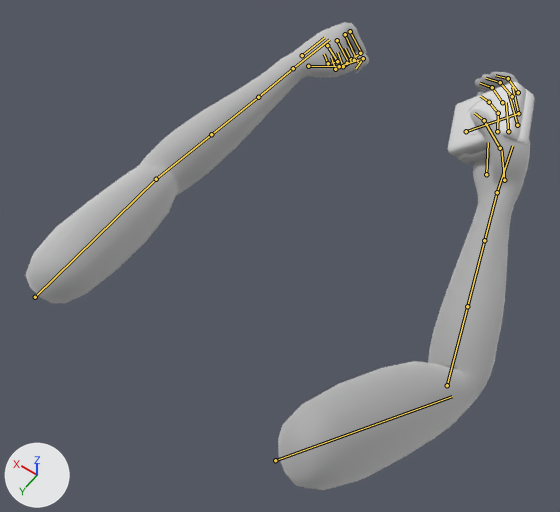
The Blender file Breakout From Ackers/Assets/Animations/MedKit/Holding MedKit Idle.blend: old version first, new version second.
The view is the same before and after, from a 50 mm camera at (-0.524, 0.373, 1.077) aimed at (0.014, -0.379, -0.106). Lighting does not change. The marker at lower left points along +X, +Y and +Z. Both versions are drawn at frame 50 of the action 'Idle'; the numbers are the values there. The bones that bend it are drawn over the model as lines.

The first picture shows 'FirstAidKit_1', 'hand_left', 'hand_right'.
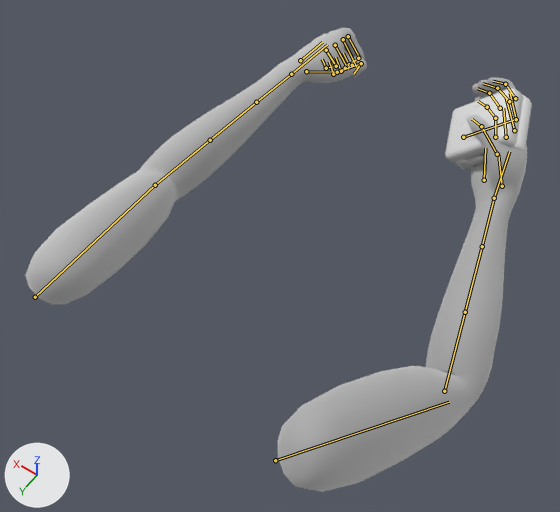
Location of each change, (x1, y1, x2, y2) in pixels of the pictures (560 x 512 px):
'hand_right', posed: before (278, 72, 530, 490); after (278, 77, 527, 492)
'hand_left', posed: before (26, 22, 369, 303); after (25, 28, 367, 305)
'FirstAidKit_1', posed: before (447, 82, 535, 164); after (445, 88, 532, 169)
bone 'Upperarm_L', root to tip: before (35, 297) to (156, 179); after (35, 297) to (155, 184)
bone 'Lowerarm1_L', root to tip: before (156, 179) to (211, 134); after (155, 185) to (210, 140)
bone 'UpperarmR', root to tip: before (275, 460) to (452, 396); after (275, 460) to (449, 402)
bone 'Lowerarm1_R', root to tip: before (447, 385) to (467, 306); after (444, 391) to (465, 312)

The change, as a diff of the scene's bpy script:
```diff
--- a/Breakout From Ackers/Assets/Animations/MedKit/Holding MedKit Idle.blend.py
+++ b/Breakout From Ackers/Assets/Animations/MedKit/Holding MedKit Idle.blend.py
@@ bone_upperarm_l @@
 bone_upperarm_l = bpy.data.objects['FPS Arms'].pose.bones['Upperarm_L']
-bone_upperarm_l.rotation_quaternion = (0.929, -0.146, -0.323, -0.106)  # degrees (-15, -39, -8)
+bone_upperarm_l.rotation_quaternion = (0.928, -0.152, -0.32, -0.121)  # degrees (-15, -39, -9)
@@ bone_lowerarm1_l @@
 bone_lowerarm1_l = bpy.data.objects['FPS Arms'].pose.bones['Lowerarm1_L']  # child of 'Upperarm_L'
-bone_lowerarm1_l.location = (0.0, 0.0, 0.0)
-bone_lowerarm1_l.rotation_quaternion = (0.943, 0.326, 0.012, 0.067)  # degrees (38, -1, 8)
+bone_lowerarm1_l.location = (-0.1, -0.2, 0.0)
+bone_lowerarm1_l.rotation_quaternion = (0.937, 0.338, 0.013, 0.083)  # degrees (40, -2, 9)
@@ bone_upperarmr @@
 bone_upperarmr = bpy.data.objects['FPS Arms'].pose.bones['UpperarmR']
-bone_upperarmr.rotation_quaternion = (0.771, -0.262, 0.568, 0.117)  # degrees (-51, 70, -20)
+bone_upperarmr.rotation_quaternion = (0.77, -0.272, 0.563, 0.129)  # degrees (-51, 70, -18)
@@ bone_lowerarm1_r @@
 bone_lowerarm1_r = bpy.data.objects['FPS Arms'].pose.bones['Lowerarm1_R']  # child of 'UpperarmR'
-bone_lowerarm1_r.location = (-1.1, -0.4, 1.9)
-bone_lowerarm1_r.rotation_quaternion = (0.838, 0.392, 0.268, 0.269)  # degrees (56, 14, 43)
+bone_lowerarm1_r.location = (-1.2, -0.2, 1.9)
+bone_lowerarm1_r.rotation_quaternion = (0.83, 0.41, 0.266, 0.268)  # degrees (58, 13, 43)
```
